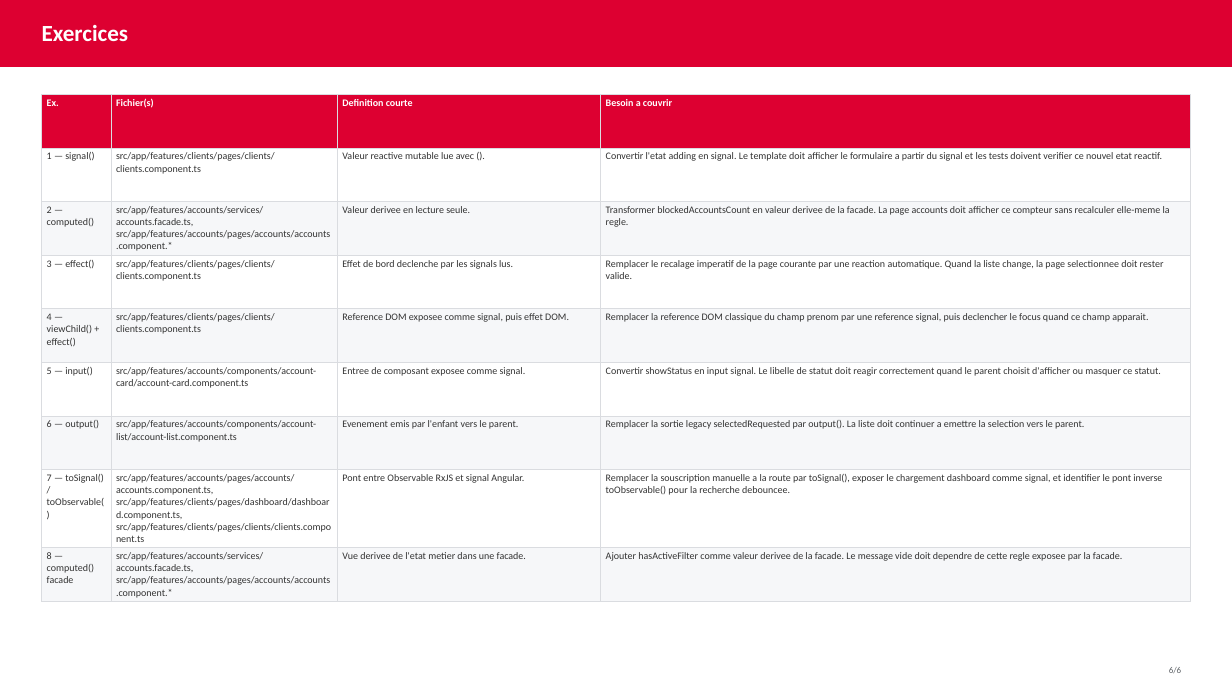
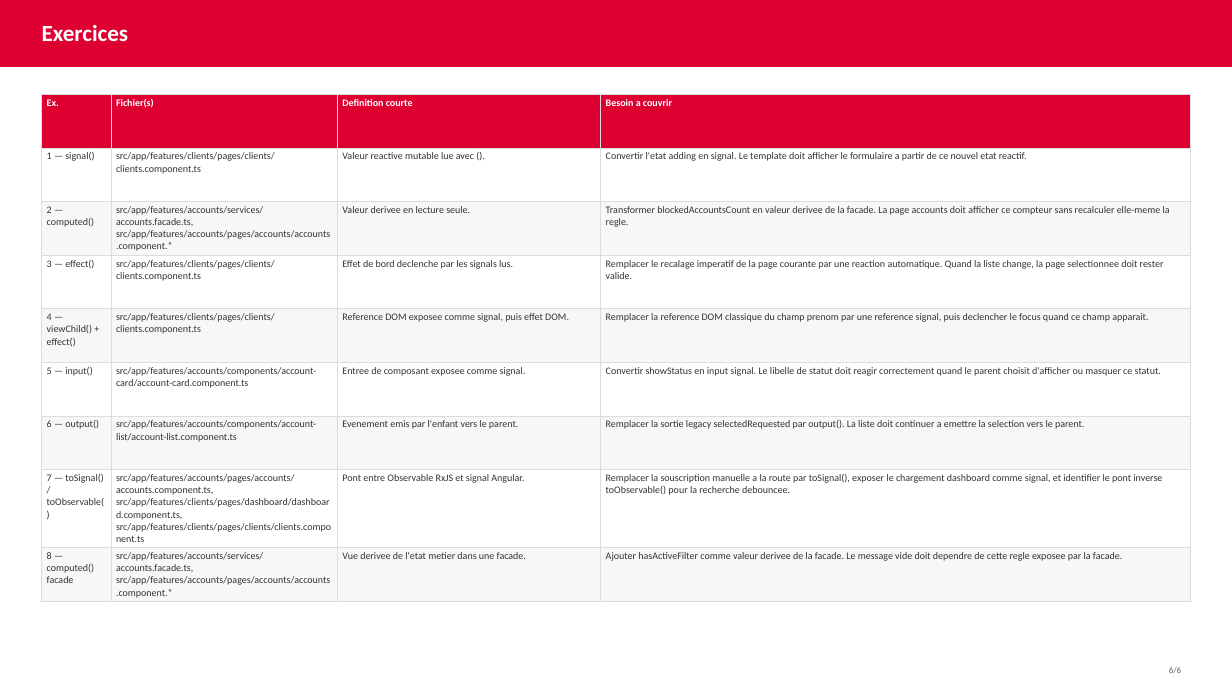
Before and after one commit to AchrafSlaoui/dojo-angular, a slide deck: slide 6 of docs/dojo-signals.pptx. Drawn at 1232x693 pixels with LibreOffice and Linux fonts; fonts in the diff are those of the drawing. Boxes give left, top, right and bottom in pixels: in the first picture for what was removed or moved away, otherwise in the second. Text is boxed around its words. In the diff, an @@ line names an element or a change of style, - is before the commit and + after.

Commit message:
relativise tests dans pptx court

```diff
--- a/docs/dojo-signals.pptx
+++ b/docs/dojo-signals.pptx
@@ table at bbox=[42, 94, 1190, 602] @@
-row 2, column 4: Convertir l'etat adding en signal. Le template doit afficher le formulaire a partir du signal et les tests doivent verifier ce nouvel etat reactif.
+row 2, column 4: Convertir l'etat adding en signal. Le template doit afficher le formulaire a partir de ce nouvel etat reactif.
```
Also in this commit, not shown: 1 other file.
